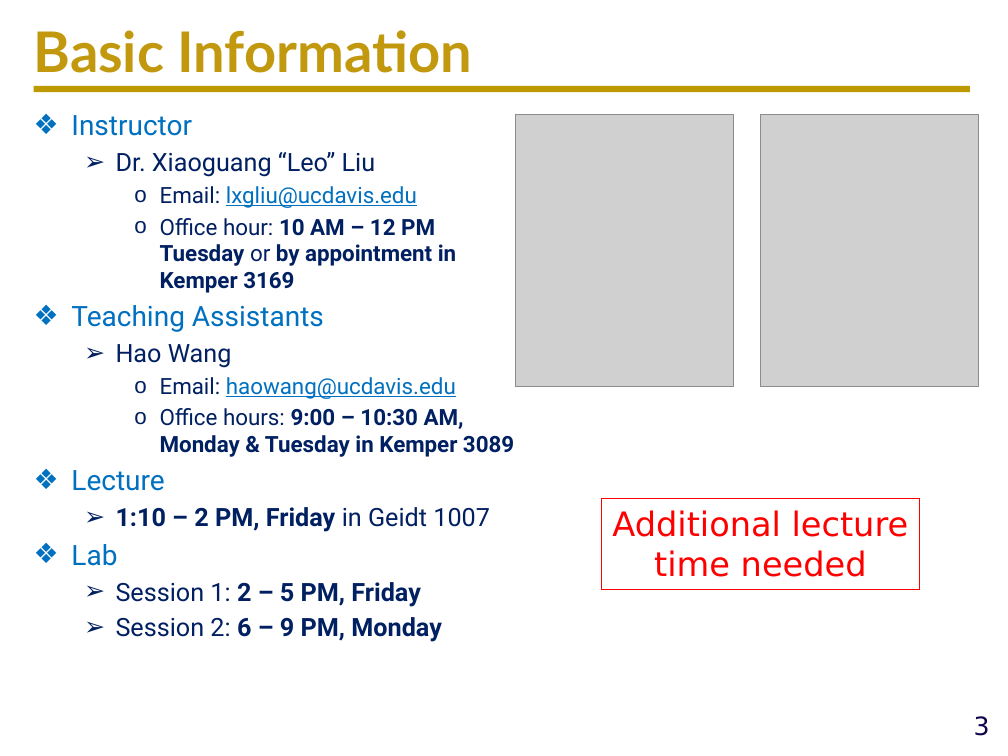
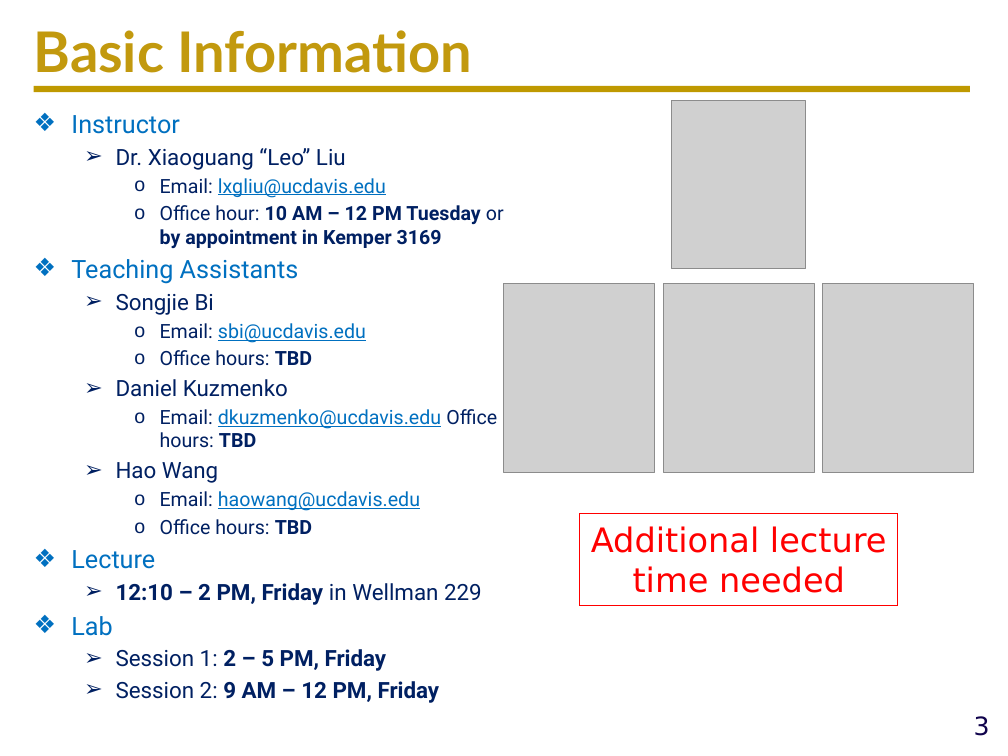
Before and after one commit to ucdart/UCD-EEC134, a slide deck: slide 3 of lectures/lec0/Lec0-CourseMechanisms.pptx. Drawn at 1008x756 pixels with LibreOffice and Linux fonts; fonts in the diff are those of the drawing; grey boxes stand for pictures; background and template pictures are left out. Boxes give left, top, right and bottom in pixels: in the first picture for what was removed or moved away, otherwise in the second. Text is boxed around its words. In the diff, an @@ line names an element or a change of style, - is before the commit and + after.

```diff
--- a/lectures/lec0/Lec0-CourseMechanisms.pptx
+++ b/lectures/lec0/Lec0-CourseMechanisms.pptx
@@ text at (71, 115, 504, 671): size 20 to 18 pt in "Instructor", "Teaching Assistants", "Lecture", "Lab"; size 18 to 16 pt in "Dr. Xiaoguang “Leo” Liu", "Hao Wang", "Session 1: 2 – 5 PM, Friday"; size 16 to 14 pt in "Email: lxgliu@ucdavis.edu", "Office hour: 10 AM – 12 PM ...", "Email: haowang@ucdavis.edu" @@
@@ picture: place and size @@
-picture at (516, 114, 734, 386)
+picture at (671, 101, 805, 268)
@@ text at (116, 294, 497, 448): paragraphs added @@
+  ➢ Songjie Bi
+    o Email: sbi@ucdavis.edu
+    o Office hours: TBD
+  ➢ Daniel Kuzmenko
+    o Email: dkuzmenko@ucdavis.edu Office hours: TBD
@@ picture added at (504, 283, 655, 473) @@
@@ picture added at (663, 283, 814, 473) @@
@@ picture: place and size @@
-picture at (760, 114, 978, 386)
+picture at (823, 283, 974, 473)
@@ text at (160, 519, 312, 535): text changed; size 16 to 14 pt; bold off @@
-    o Office hours: 9:00 – 10:30 AM, Monday & Tuesday in Kemper 3089
+    o Office hours: TBD
@@ rectangle "Additional lecture time needed": place and size @@
-rectangle "Additional lecture time needed" at (602, 498, 920, 590)
+rectangle "Additional lecture time needed" at (580, 514, 898, 606)
@@ text at (116, 583, 482, 605): text changed; size 18 to 16 pt @@
-  ➢ 1:10 – 2 PM, Friday in Geidt 1007
+  ➢ 12:10 – 2 PM, Friday in Wellman 229
@@ text at (116, 681, 440, 703): text changed; size 18 to 16 pt @@
-  ➢ Session 2: 6 – 9 PM, Monday
+  ➢ Session 2: 9 AM – 12 PM, Friday
```
Also in this commit, not shown: 3 other slides changed, 1 slide removed, 7 other files.
